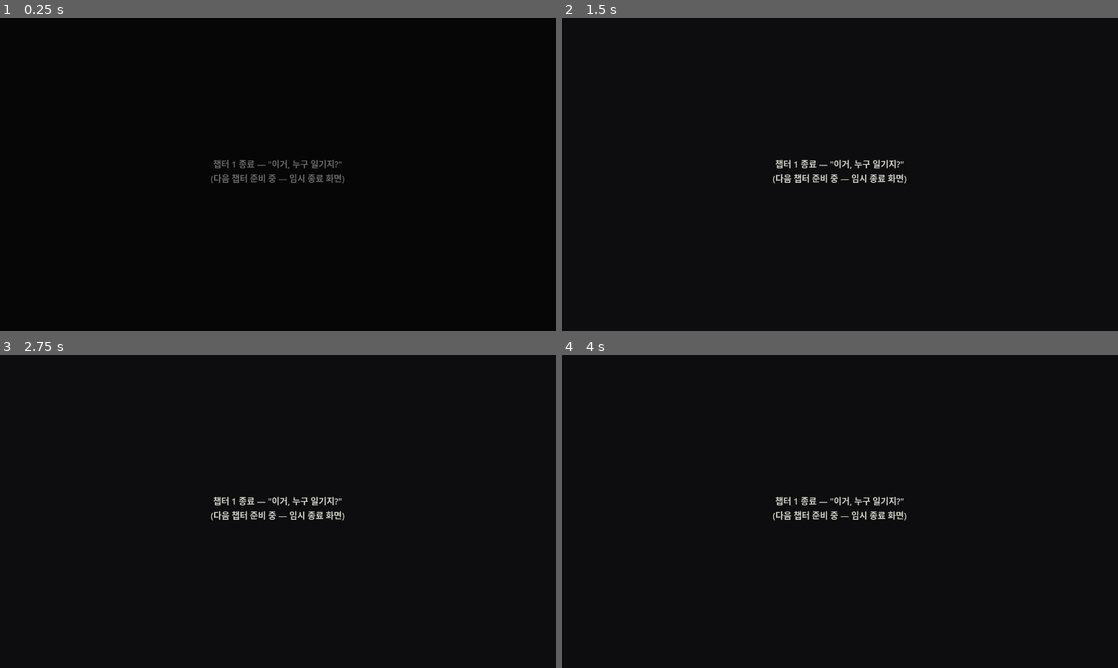
Above: before the commit, frames 1-4 (two rows, left to right).
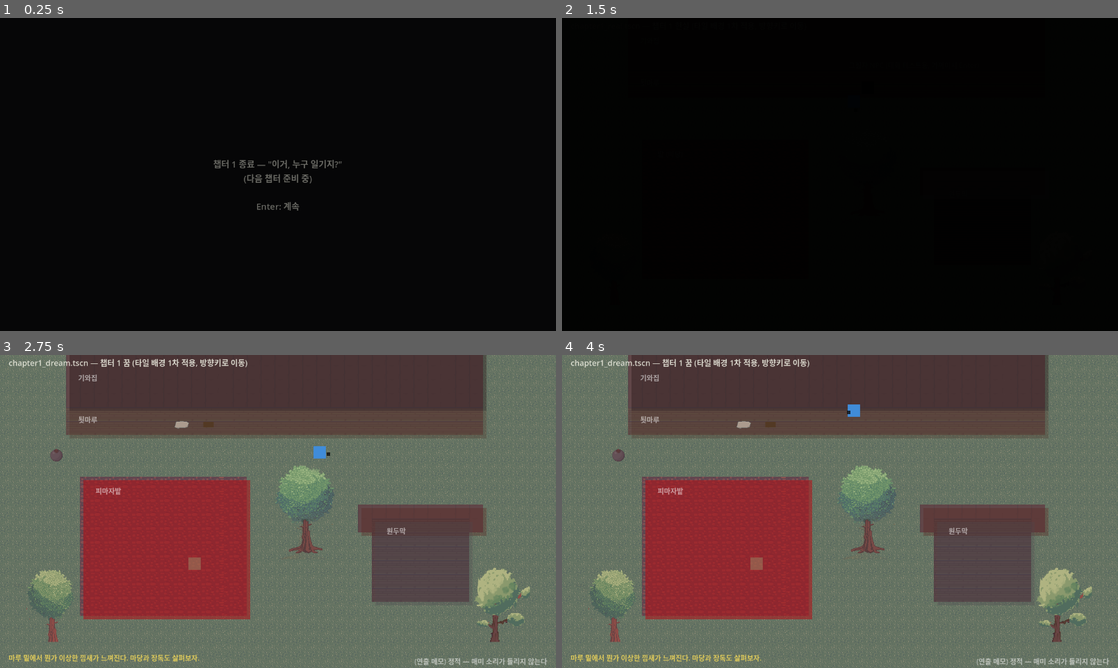
Above: after the commit, the same moments.

Repository: YGseok/ProjectS
Game: Godot game, scene res://scenes/chapter1_end.tscn
Two runs of this game, one before a commit and one after it. Both use one fixed random seed, a clock stepped at 60 frames per second and the inputs below. This scene is started directly instead of the project's main scene.
Inputs (mouse positions are in pixels of both pictures, inside the frame that each line leads up to):
- Up to frame 1 (0.25 s): no input
- Up to frame 2 (1.5 s): tap Enter (ui_accept) at 0.5, 0.6, 0.77, 1.07 s; move the mouse to (962, 158) at 0.52 s; hold Right (ui_right) 0.53-1.28 s; click (962, 158) at 0.67 s; move the mouse to (728, 190) at 1.27 s; hold Down (ui_down) from 1.28 s (still down); tap 1 at 1.35 s
- Up to frame 3 (2.75 s): tap Enter (ui_accept) at 1.52, 1.55, 1.82, 2.3 s; move the mouse to (333, 442) at 2.02 s; release Down (ui_down) at 2.03 s; hold Right (ui_right) from 2.03 s (still down); tap 2 at 2.1 s
- Up to frame 4 (4 s): move the mouse to (812, 574) at 2.77 s; release Right (ui_right) at 2.78 s; hold Up (ui_up) 2.78-3.53 s; tap 3 at 2.85 s; click (812, 574) at 2.92 s; tap Enter (ui_accept) at 3.02, 3.05, 3.32, 3.6, 3.77 s; move the mouse to (1006, 558) at 3.52 s; hold Left (ui_left) from 3.53 s (still down)

The runs differ from the first frame. In frame 1, 0.4% of the frame differs, in the area x 38-62%, y 49-62%; in frame 2, 0.6%; in frame 3, 100%; in frame 4, 100%, in the area x 0-100%, y 0-100%.

Commit message:
v0.18: 챕터 종료 화면에서 현실(일상)로 이어지는 연결 추가
chapter1_end.tscn에 chapter1_end.gd를 붙여서 Enter로 chapter1_real
(현실)로 돌아가도록 연결 - "챕터 종료한 뒤 일상이 시작된다" 요구의
구조적 절반. 기존 NPC 대화/나무 조사를 그대로 재사용, 새 대사/단서
콘텐츠는 추가하지 않음(스토리 결정 필요, 여전히 미착수). 신규 테스트
test_chapter1_end_continue.gd. 전체 22종 + QA 7개 씬 재통과.

Co-Authored-By: Claude Sonnet 5 <noreply@anthropic.com>

Diff:
--- a/scenes/chapter1_end.tscn
+++ b/scenes/chapter1_end.tscn
@@ -1,12 +1,14 @@
-[gd_scene load_steps=3 format=3 uid="uid://chapter1_end_scene"]
+[gd_scene load_steps=4 format=3 uid="uid://chapter1_end_scene"]
 
 [ext_resource type="PackedScene" path="res://scenes/common/FadeOverlay.tscn" id="1_fade"]
+[ext_resource type="Script" path="res://scripts/chapter1_end.gd" id="2_script"]
 
 [sub_resource type="LabelSettings" id="LabelSettings_end"]
 font_size = 20
 font_color = Color(0.9, 0.9, 0.85, 0.9)
 
 [node name="Chapter1End" type="Node2D"]
+script = ExtResource("2_script")
 
 [node name="Background" type="ColorRect" parent="."]
 offset_right = 1280.0
@@ -23,6 +25,8 @@
 autowrap_mode = 2
 label_settings = SubResource("LabelSettings_end")
 text = "챕터 1 종료 — \"이거, 누구 일기지?\"
-(다음 챕터 준비 중 — 임시 종료 화면)"
+(다음 챕터 준비 중)
+
+Enter: 계속"
 
 [node name="FadeOverlay" parent="." instance=ExtResource("1_fade")]
--- /dev/null
+++ b/scripts/chapter1_end.gd
@@ -0,0 +1,26 @@
+extends Node2D
+## 챕터 1 종료 화면 — Enter를 누르면 "일상" 파트로 이어지는 현실
+## (chapter1_real.tscn)로 넘어간다(사람 피드백, 2026-09-09 "챕터 종료한
+## 뒤 일상이 시작된다"). 지금은 그 현실 씬을 그대로 재사용한다 — NPC
+## 대화/장식물 조사 등 기존 상호작용은 이미 있지만, 이 시점 전용의 새
+## 대사·단서 콘텐츠는 아직 없다(사람 확인 후 채울 것, INBOX.md "탈출한
+## 후... 일상 플레이" 항목 참고 — 새 콘텐츠가 필요해서 이번엔 순수 구조
+## 연결만 함).
+
+const NEXT_SCENE := "res://scenes/chapter1_real.tscn"
+
+var _continued := false
+
+func _process(_delta: float) -> void:
+	if _continued:
+		return
+	if Input.is_action_just_pressed("ui_accept"):
+		_continue()
+
+func _continue() -> void:
+	_continued = true
+	var fade := get_tree().get_first_node_in_group("fade_overlay")
+	if fade:
+		fade.fade_to_scene(NEXT_SCENE)
+	else:
+		get_tree().change_scene_to_file(NEXT_SCENE)
--- /dev/null
+++ b/tests/test_chapter1_end_continue.gd
@@ -0,0 +1,67 @@
+extends SceneTree
+## 자동 테스트 — 챕터 1 종료 화면(chapter1_end.gd)에서 Enter를 누르면
+## "일상" 파트로 이어지는 현실(chapter1_real.tscn)로 넘어가는지 검증한다
+## (사람 피드백, 2026-09-09 "챕터 종료한 뒤 일상이 시작된다"). 새 대사/
+## 단서 콘텐츠는 아직 없고, 이번엔 순수 구조 연결(씬 전환)만 확인한다.
+##
+## 실행: godot4 --headless --script res://tests/test_chapter1_end_continue.gd --path <project>
+
+var _all_passed := true
+
+func _initialize() -> void:
+	change_scene_to_file("res://scenes/chapter1_end.tscn")
+	await process_frame
+	await process_frame
+
+	_assert(current_scene != null and current_scene.name == "Chapter1End",
+		"챕터 1 종료 화면 로드 확인, 실제: %s" % [current_scene.name if current_scene else "null"])
+
+	await _send_action("ui_accept")
+	await _wait_scene_change("Chapter1Real", 3.0)
+	_assert(current_scene != null and current_scene.name == "Chapter1Real",
+		"종료 화면에서 Enter를 누르면 현실(일상)로 넘어감, 실제: %s" %
+			[current_scene.name if current_scene else "null"])
+
+	_finish()
+
+
+func _wait_scene_change(expected_name: String, timeout_sec: float) -> void:
+	var elapsed := 0.0
+	var step := 0.05
+	while elapsed < timeout_sec:
+		if current_scene != null and current_scene.name == expected_name:
+			return
+		await create_timer(step).timeout
+		elapsed += step
+
+
+func _send_action(action: String) -> void:
+	var press := InputEventAction.new()
+	press.action = action
+	press.pressed = true
+	Input.parse_input_event(press)
+	await process_frame
+	await process_frame
+	var release := InputEventAction.new()
+	release.action = action
+	release.pressed = false
+	Input.parse_input_event(release)
+	await process_frame
+	await process_frame
+
+
+func _assert(condition: bool, description: String) -> void:
+	if condition:
+		print("[TEST] PASS - %s" % description)
+	else:
+		printerr("[TEST] FAIL - %s" % description)
+		_all_passed = false
+
+
+func _finish() -> void:
+	if _all_passed:
+		print("[TEST] ALL PASSED")
+		quit(0)
+	else:
+		printerr("[TEST] SOME FAILED")
+		quit(1)
Not shown, added: scripts/chapter1_end.gd.uid
Not shown, added: tests/test_chapter1_end_continue.gd.uid
Not shown, changed: docs/CHANGELOG.md
Not shown, changed: docs/STATUS.md
Not shown, changed: docs/feedback/INBOX.md
